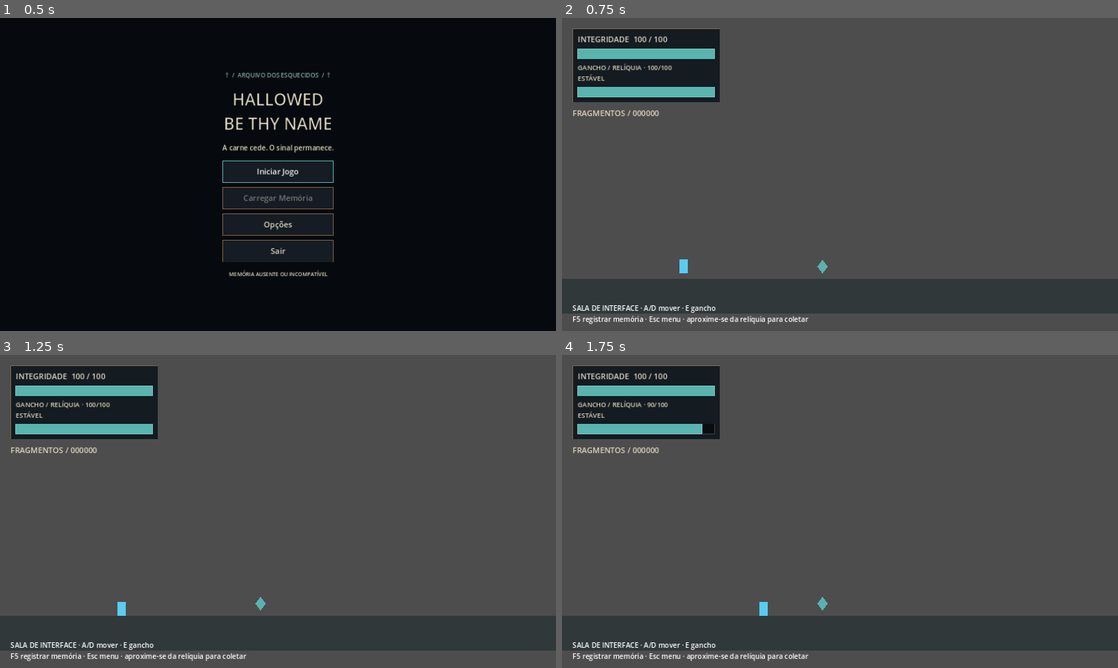
Above: before the commit, frames 1-4 (two rows, left to right).
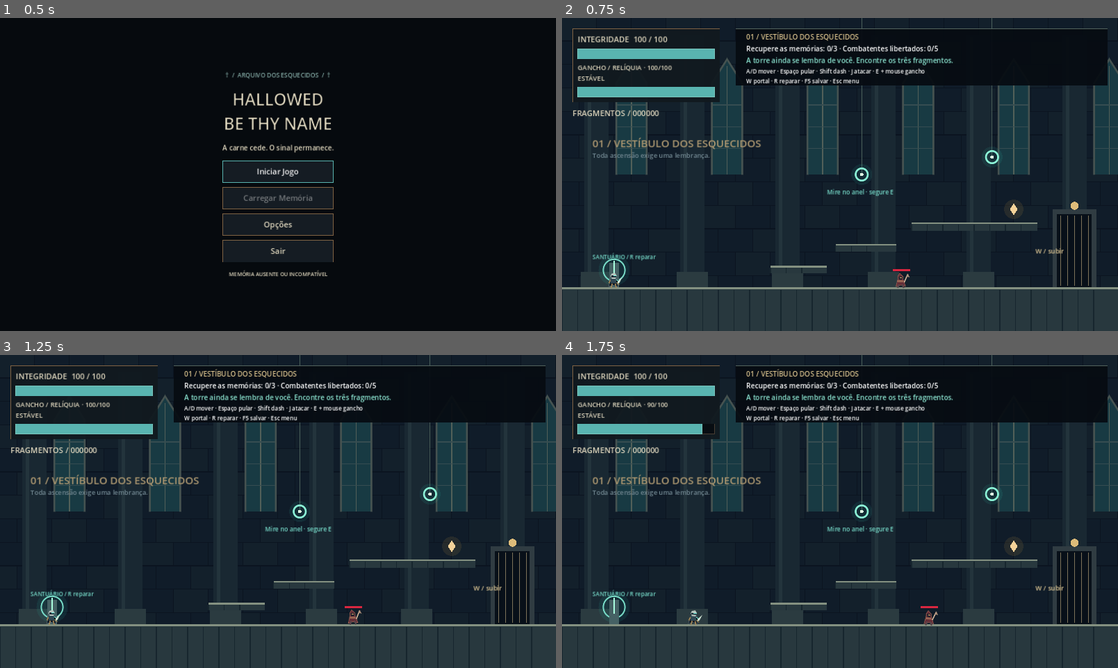
Above: after the commit, the same moments.

Repository: MagNumGomes/Hallowed-Be-Thy-Name
Game: Godot game, scene res://features/ui/main_menu.tscn
The game is run twice, just before and just after one commit, with the same random seed, the same clock (stepped at 60 frames per second) and the same inputs.
Inputs (mouse positions are in pixels of both pictures, inside the frame that each line leads up to):
- Up to frame 1 (0.5 s): no input
- Up to frame 2 (0.75 s): click "Iniciar Jogo" at 0.5 s
- Up to frame 3 (1.25 s): no input
- Up to frame 4 (1.75 s): tap Enter at 1.25 s; move the mouse to (962, 495) at 1.27 s; hold D (move_right) from 1.28 s (still down); tap Shift (dash) at 1.35 s; tap Space (jump) at 1.52 s; tap E (grapple) at 1.55 s

Frame 1 is identical in both runs. In frame 2, 84% of the frame differs, in the area x 0-100%, y 0-100%; in frame 3, 84%; in frame 4, 84%.

Commit message:
feat: add playable tower with combat, art and persistent progress

Diff:
--- /dev/null
+++ b/assets/art/guardian.svg
@@ -0,0 +1 @@
+<svg xmlns="http://www.w3.org/2000/svg" width="48" height="48" viewBox="0 0 48 48"><path fill="#101922" stroke="#657782" d="M15 19L9 40L22 36L34 41L31 18Z"/><path fill="#314854" d="M16 17H29L32 31L14 31Z"/><path fill="#b9c6bf" d="M17 5L26 3L31 10L28 19H18L14 11Z"/><path fill="#192a35" d="M16 10H30V15H16Z"/><path stroke="#6df1de" stroke-width="2" d="M22 11H30M29 21L35 25L33 32"/><path stroke="#ab8b57" stroke-width="3" d="M14 22L10 31M19 32L16 43M27 32L30 43"/><path fill="#d6e8d8" d="M34 26L46 14L39 29L33 34Z"/><path stroke="#ac864d" stroke-width="2" d="M31 29L38 35"/></svg>
--- /dev/null
+++ b/assets/art/hologram.svg
@@ -0,0 +1 @@
+<svg xmlns="http://www.w3.org/2000/svg" width="48" height="48" viewBox="0 0 48 48"><g fill="none" stroke="#69e9df"><circle cx="24" cy="12" r="9"/><path d="M10 20L4 31L13 29M36 20L44 31L35 29M15 39L24 45L33 39"/></g><path fill="#254c65" stroke="#8ff9e2" d="M18 8H29L31 16L26 21L34 32L24 39L14 32L21 21L16 16Z"/><path stroke="#ff85c4" stroke-width="3" d="M20 13H28M12 25H36M17 35H32"/><path fill="#b4fff2" d="M23 24L28 29L24 34L20 29Z"/></svg>
--- /dev/null
+++ b/assets/art/zealot.svg
@@ -0,0 +1 @@
+<svg xmlns="http://www.w3.org/2000/svg" width="48" height="48" viewBox="0 0 48 48"><path fill="#652f38" stroke="#b26d59" d="M20 4L29 13L29 20L36 39L23 36L10 40L15 19L15 12Z"/><path fill="#181e2b" d="M17 13H28L26 21H18Z"/><path stroke="#ffb16d" stroke-width="2" d="M20 16H26"/><path fill="#986553" d="M15 22L29 23L30 28L14 28Z"/><path stroke="#58444a" stroke-width="4" d="M18 34L15 44M27 34L31 44"/><path stroke="#d7b69a" stroke-width="3" d="M32 29L42 6"/><path fill="#aa8d78" d="M42 5L47 15L39 13Z"/></svg>
--- a/core/save_game.gd
+++ b/core/save_game.gd
@@ -56,7 +56,7 @@
 	return data
 
 
-func save_player(player: Player, scene_path: String) -> Error:
+func save_player(player: Player, scene_path: String, world_state: Dictionary = {}) -> Error:
 	if not is_instance_valid(player) or player.health <= 0 or player.level_transition_active:
 		return ERR_UNAVAILABLE
 	if not ResourceLoader.exists(scene_path, "PackedScene"):
@@ -64,7 +64,7 @@
 	var data := {"version": 1, "scene": scene_path,
 		"x": player.global_position.x, "y": player.global_position.y,
 		"health": player.health, "fragments": player.fragments,
-		"durability": player.grappling_hook.get_durability()}
+		"durability": player.grappling_hook.get_durability(), "world": world_state}
 	# Escreve primeiro em arquivo temporário para preservar o slot em caso de falha.
 	var file := FileAccess.open(SAVE_PATH + ".tmp", FileAccess.WRITE)
 	if file == null:
--- /dev/null
+++ b/features/player/tower_actor_visual.gd
@@ -0,0 +1,39 @@
+extends Node2D
+## Animação procedural sobre sprites vetoriais originais.
+
+var actor: CharacterBody2D
+var sprite: Sprite2D
+var clock: float = 0.0
+var slash: float = 0.0
+var flash: float = 0.0
+
+func _ready() -> void:
+	actor = get_parent() as CharacterBody2D
+	for child: Node in get_children():
+		if child is CanvasItem:
+			child.hide()
+	sprite = Sprite2D.new()
+	var art := "guardian" if actor is Player else ("hologram" if actor is CorruptedHologram else "zealot")
+	sprite.texture = load("res://assets/art/%s.svg" % art)
+	sprite.scale = Vector2.ONE * 0.85
+	add_child(sprite)
+	actor.health_changed.connect(func(_hp: float, _max: float) -> void: flash = 0.16)
+	if actor is Player:
+		actor.get_node("StateMachine/Attack").strike_started.connect(func(_index: int) -> void: slash = 0.3)
+
+func _process(delta: float) -> void:
+	clock += delta
+	slash = maxf(0.0, slash - delta)
+	flash = maxf(0.0, flash - delta)
+	if actor is Player:
+		scale.x = actor.facing_direction
+	var moving := absf(actor.velocity.x) > 15.0
+	sprite.position.y = sin(clock * (18.0 if moving else 3.0)) * (1.5 if moving else 0.5)
+	sprite.rotation = sin(clock * 18.0) * 0.06 if moving else 0.0
+	sprite.modulate = Color(2.0, 1.2, 1.2) if flash > 0.0 else Color.WHITE
+	queue_redraw()
+
+func _draw() -> void:
+	if slash > 0.0:
+		var progress := 1.0 - slash / 0.3
+		draw_arc(Vector2(8, 0), 34, -1.6 + progress, 0.8 + progress, 20, Color(0.7, 1, 0.9, slash / 0.3), 3, true)
--- a/features/ui/main_menu.gd
+++ b/features/ui/main_menu.gd
@@ -1,7 +1,7 @@
 extends Control
 
 const UI_THEME = preload("res://features/ui/decayed_theme.gd")
-@export_file("*.tscn") var game_scene: String = "res://world/levels/ui_demo.tscn"
+@export_file("*.tscn") var game_scene: String = "res://world/levels/tower.tscn"
 var _opening: bool = false
 
 
--- /dev/null
+++ b/tests/integration/tower_test.gd
@@ -0,0 +1,105 @@
+extends SceneTree
+## Exercita percurso real, colisões, portais e round-trip do progresso.
+
+var failures: int = 0
+
+func _initialize() -> void:
+	_run.call_deferred()
+
+func _check(condition: bool, message: String) -> void:
+	if not condition:
+		failures += 1
+		push_error(message)
+
+func _frames(count: int) -> void:
+	for i: int in count:
+		await physics_frame
+		await process_frame
+
+func _run() -> void:
+	var save := root.get_node("SaveGame")
+	var existed := FileAccess.file_exists(save.SAVE_PATH)
+	var backup := FileAccess.get_file_as_bytes(save.SAVE_PATH) if existed else PackedByteArray()
+	save.pending = {}
+	var tower: Node2D = load("res://world/levels/tower.tscn").instantiate()
+	root.add_child(tower)
+	await _frames(20)
+	var player: Player = tower.player
+	_check(player.is_on_floor(), "Spawn não está sobre piso")
+	_check(tower.enemies.size() == 5, "Encontros ausentes")
+	# Desliga IA para medir a acessibilidade geométrica isoladamente.
+	for enemy: EnemyBase in tower.enemies:
+		enemy.process_mode = Node.PROCESS_MODE_DISABLED
+	player.reset_at(Vector2(435, 600))
+	await _frames(8)
+	for step: int in range(3):
+		var target_x: float = [545.0, 695.0, 860.0][step]
+		Input.action_press("jump")
+		Input.action_press("move_right")
+		var timeout := 100
+		while player.position.x < target_x and timeout > 0:
+			await _frames(1)
+			timeout -= 1
+		Input.action_release("move_right")
+		Input.action_release("jump")
+		await _frames(25)
+		_check(player.is_on_floor() and player.position.y < 560 - step * 50, "Degrau %d inacessível por salto" % step)
+		if step < 2:
+			var edge: float = [588.0, 748.0][step]
+			Input.action_press("move_right")
+			timeout = 100
+			while player.position.x < edge and timeout > 0:
+				await _frames(1)
+				timeout -= 1
+			Input.action_release("move_right")
+			await _frames(4)
+	player.reset_at(Vector2(570, 480))
+	await _frames(2)
+	_check(player.grappling_hook.fire_at(Vector2(690, 360)), "Gancho não dispara")
+	_check(player.grappling_hook.is_attached(), "Anel não aceita gancho")
+	player.grappling_hook.release()
+	for id: int in range(3):
+		player.reset_at(tower.RELICS[id])
+		await _frames(6)
+	_check(tower.collected.size() == 3 and player.fragments == 3, "Relíquias não coletadas por colisão")
+	player.reset_at(Vector2(4380, 600))
+	await _frames(5)
+	tower._use_portal()
+	_check(not tower.completed, "Final liberado antes dos combates")
+	for enemy: EnemyBase in tower.enemies:
+		if is_instance_valid(enemy):
+			enemy._on_impacted(1000, &"test", Vector2.ZERO, player)
+	await _frames(3)
+	tower._use_portal()
+	_check(tower.completed, "Final não reconhece objetivos completos")
+	player.reset_at(Vector2(1180, 600))
+	await _frames(3)
+	tower._use_portal()
+	await _frames(65)
+	_check(tower.room == 1 and player.position.x > 1600, "Portal não muda de setor")
+	_check(tower.manager.checkpoint_id == &"1", "Checkpoint de destino não ativado")
+	player.health = 1
+	tower.manager.respawn()
+	await _frames(65)
+	_check(player.health == player.max_health and player.position.distance_to(tower.SPAWNS[1]) < 30, "Respawn incorreto")
+	var state := {"collected": tower.collected, "defeated": tower.defeated_ids, "checkpoint": 1, "completed": tower.completed}
+	_check(save.save_player(player, "res://world/levels/tower.tscn", state) == OK, "Save da torre falhou")
+	save.pending = save.read_memory()
+	tower.queue_free()
+	await _frames(2)
+	tower = load("res://world/levels/tower.tscn").instantiate()
+	root.add_child(tower)
+	await _frames(8)
+	_check(tower.collected.size() == 3 and tower.enemies.is_empty() and tower.completed, "Load ressuscitou encontros/relíquias")
+	_check(tower.manager.checkpoint_id == &"1", "Load perdeu checkpoint")
+	tower.queue_free()
+	await _frames(3)
+	if existed:
+		var file := FileAccess.open(save.SAVE_PATH, FileAccess.WRITE)
+		file.store_buffer(backup)
+		file.close()
+	else:
+		DirAccess.remove_absolute(save.SAVE_PATH)
+	await create_timer(1.5).timeout
+	print("Torre: %d falhas" % failures)
+	quit(0 if failures == 0 else 1)
--- /dev/null
+++ b/world/levels/tower.gd
@@ -0,0 +1,355 @@
+extends Node2D
+## Primeiro percurso da torre: vestíbulo, arsenal e câmara de memória.
+
+const ACTOR_VISUAL = preload("res://features/player/tower_actor_visual.gd")
+const SOUND = preload("res://world/levels/tower_sound.gd")
+const TITLES := ["01 / VESTÍBULO DOS ESQUECIDOS", "02 / ARSENAL DOS DEVOTOS", "03 / MEMÓRIA DO COMBATENTE"]
+const SPAWNS := [Vector2(120, 580), Vector2(1730, 580), Vector2(3330, 580)]
+const RELICS := [Vector2(1040, 440), Vector2(2630, 425), Vector2(4240, 440)]
+var player: Player
+var manager: LevelManager
+var camera: Camera2D
+var heading: Label
+var objective: Label
+var notice: Label
+var platforms: Array[Rect2] = []
+var anchors: Array[Vector2] = []
+var collected: Array[int] = []
+var defeated_ids: Array[int] = []
+var enemies: Array[EnemyBase] = []
+var room: int = -1
+var completed: bool = false
+var chime: AudioStreamWAV
+var impact: AudioStreamWAV
+var swing: AudioStreamWAV
+var notice_time: float = 0.0
+
+func _ready() -> void:
+	RenderingServer.set_default_clear_color(Color("080e18"))
+	chime = SOUND.tone(660, 0.7)
+	impact = SOUND.tone(90, 0.18)
+	swing = SOUND.tone(220, 0.12)
+	var saved: Dictionary = SaveGame.pending.get("world", {}) if SaveGame.pending.get("world", {}) is Dictionary else {}
+	collected = _read_ids(saved.get("collected", []), 3)
+	defeated_ids = _read_ids(saved.get("defeated", []), 5)
+	completed = saved.get("completed", false) == true
+	_build_geometry()
+	player = preload("res://features/player/player.tscn").instantiate()
+	player.name = "Player"
+	player.position = SPAWNS[0]
+	player.get_node("Visuals").set_script(ACTOR_VISUAL)
+	add_child(player)
+	SaveGame.apply_pending(player)
+	# O slot pode ter sido editado ou gravado durante uma queda.
+	if player.position.y > 640 or player.position.y < 0 or player.position.x < 40 or player.position.x > 4440:
+		player.reset_at(SPAWNS[0])
+	camera = Camera2D.new()
+	camera.position_smoothing_enabled = true
+	camera.position_smoothing_speed = 8
+	player.add_child(camera)
+	manager = LevelManager.new()
+	manager.name = "LevelManager"
+	manager.player = player
+	manager.memory_effects_strength = 0.22 if SaveGame.glitch_enabled else 0.0
+	manager.exploration_music = SOUND.tone(55, 4, true)
+	manager.memory_music = SOUND.tone(82, 4, true)
+	add_child(manager)
+	var checkpoint := clampi(int(saved.get("checkpoint", 0)), 0, 2) if saved.get("checkpoint", 0) is float or saved.get("checkpoint", 0) is int else 0
+	manager.activate_checkpoint(StringName(str(checkpoint)), SPAWNS[checkpoint])
+	_build_interface()
+	manager.checkpoint_activated.connect(_checkpoint)
+	manager.player_respawned.connect(func(_at: Vector2) -> void: _message("MEMÓRIA RESTAURADA · Retorno ao último santuário"))
+	manager.transition_finished.connect(_finish_arrival)
+	player.get_node("StateMachine/Attack").strike_started.connect(func(_index: int) -> void: AudioManager.play_sfx(swing, -10))
+	player.hurtbox.impacted.connect(func(_a: float, _k: StringName, _i: Vector2, _s: Node) -> void: AudioManager.play_sfx(impact, -6))
+	player.grappling_hook.fired.connect(func(_end: Vector2, attached: bool) -> void: AudioManager.play_sfx(chime if attached else swing, -16))
+	_build_encounters()
+	_build_triggers()
+	_update_room()
+	_message("A torre ainda se lembra de você. Encontre os três fragmentos.")
+
+func _build_geometry() -> void:
+	for sector: int in range(3):
+		var x := sector * 1600.0
+		_platform(Rect2(x, 620, 1280, 100))
+		_solid(Rect2(x - 30, -100, 30, 850))
+		_solid(Rect2(x + 1280, -100, 30, 850))
+		# Degraus de 50 px: alcançáveis mesmo sem a prótese.
+		_platform(Rect2(x + 480, 570, 130, 18))
+		_platform(Rect2(x + 630, 520, 140, 18))
+		_platform(Rect2(x + 805, 470, 290, 20))
+		_anchor(Vector2(x + 690, 360))
+		_anchor(Vector2(x + 990, 320))
+		_world_label(Vector2(x + 70, 270), TITLES[sector], 24, Color("ac9770"))
+		_world_label(Vector2(x + 70, 305), ["Toda ascensão exige uma lembrança.", "A fé sobreviveu aos seus criadores.", "Não era um deus. Era um de nós."][sector], 15, Color("708690"))
+		_world_label(Vector2(x + 70, 540), "SANTUÁRIO / R reparar", 13, Color("75d9c8"))
+		_world_label(Vector2(x + 610, 390), "Mire no anel · segure E", 14, Color("75d9c8"))
+		_world_label(Vector2(x + 1090, 525), "W / subir" if sector < 2 else "W / recordar", 15, Color("dcc694"))
+		if sector > 0:
+			_world_label(Vector2(x + 40, 480), "W / voltar", 14, Color("ac9770"))
+
+func _solid(rect: Rect2, layer: int = 1) -> StaticBody2D:
+	var body := StaticBody2D.new()
+	body.position = rect.get_center()
+	body.collision_layer = layer
+	body.collision_mask = 0
+	var collision := CollisionShape2D.new()
+	var shape := RectangleShape2D.new()
+	shape.size = rect.size
+	collision.shape = shape
+	body.add_child(collision)
+	add_child(body)
+	return body
+
+func _platform(rect: Rect2) -> void:
+	platforms.append(rect)
+	_solid(rect)
+
+func _anchor(at: Vector2) -> void:
+	anchors.append(at)
+	var body := _solid(Rect2(at - Vector2(16, 16), Vector2(32, 32)), 8)
+	body.add_to_group("grapple_anchors")
+
+func _world_label(at: Vector2, text: String, size: int, color: Color) -> void:
+	var label := Label.new()
+	label.position = at
+	label.text = text
+	label.add_theme_font_size_override("font_size", size)
+	label.modulate = color
+	add_child(label)
+
+func _build_encounters() -> void:
+	var positions := [Vector2(770, 599), Vector2(2210, 599), Vector2(2580, 440), Vector2(3860, 599), Vector2(4210, 440)]
+	for id: int in range(5):
+		if id in defeated_ids:
+			continue
+		var ranged := id == 2 or id == 4
+		var scene: PackedScene = preload("res://features/enemies/corrupted_hologram.tscn") if ranged else preload("res://features/enemies/zealot_melee.tscn")
+		var enemy := scene.instantiate() as EnemyBase
+		enemy.position = positions[id]
+		enemy.get_node("Visuals").set_script(ACTOR_VISUAL)
+		enemy.set_meta("sector", int(positions[id].x / 1600))
+		add_child(enemy)
+		enemies.append(enemy)
+		enemy.defeated.connect(func() -> void:
+			defeated_ids.append(id)
+			AudioManager.play_sfx(impact, -8)
+			_update_objective()
+		)
+		if enemy is CorruptedHologram:
+			enemy.projectile_fired.connect(func(_projectile: EnergyProjectile) -> void: AudioManager.play_sfx(swing, -18, 0.12, &"Glitch"))
+
+func _area(at: Vector2, size: Vector2) -> Area2D:
+	var area := Area2D.new()
+	area.position = at
+	area.collision_layer = 0
+	area.collision_mask = 2
+	var collision := CollisionShape2D.new()
+	var shape := RectangleShape2D.new()
+	shape.size = size
+	collision.shape = shape
+	area.add_child(collision)
+	add_child(area)
+	return area
+
+func _build_triggers() -> void:
+	for sector: int in range(3):
+		var checkpoint := _area(SPAWNS[sector], Vector2(90, 80))
+		checkpoint.body_entered.connect(func(body: Node2D) -> void:
+			if body == player:
+				manager.activate_checkpoint(StringName(str(sector)), SPAWNS[sector])
+		)
+		if sector not in collected:
+			var relic := _area(RELICS[sector], Vector2(34, 44))
+			relic.body_entered.connect(func(body: Node2D) -> void:
+				if body == player and sector not in collected:
+					collected.append(sector)
+					player.fragments += 1
+					AudioManager.play_sfx(chime, -5)
+					_message(["FRAGMENTO I · Nós construímos a torre para guardar os nomes.", "FRAGMENTO II · As máquinas aprenderam a rezar antes de aprender a morrer.", "FRAGMENTO III · O combatente esquecido tinha o seu rosto."][sector])
+					_update_objective()
+					relic.queue_free()
+					queue_redraw()
+			)
+	var memory := _area(Vector2(4000, 400), Vector2(800, 440))
+	memory.set_meta("memory_intensity", 0.35)
+	manager.register_memory_room(memory)
+
+func _build_interface() -> void:
+	var hud := preload("res://features/ui/hud.tscn").instantiate() as GameHUD
+	hud.player = player
+	add_child(hud)
+	var layer := CanvasLayer.new()
+	layer.layer = 100
+	add_child(layer)
+	var panel := PanelContainer.new()
+	panel.set_anchors_and_offsets_preset(Control.PRESET_TOP_RIGHT)
+	panel.offset_left = -880
+	panel.offset_right = -24
+	panel.offset_top = 24
+	panel.mouse_filter = Control.MOUSE_FILTER_IGNORE
+	var style := StyleBoxFlat.new()
+	style.bg_color = Color(0.025, 0.045, 0.07, 0.94)
+	style.border_color = Color("53645e")
+	style.border_width_top = 1
+	style.content_margin_left = 24
+	style.content_margin_top = 8
+	panel.add_theme_stylebox_override("panel", style)
+	layer.add_child(panel)
+	var column := VBoxContainer.new()
+	column.mouse_filter = Control.MOUSE_FILTER_IGNORE
+	panel.add_child(column)
+	heading = Label.new()
+	heading.modulate = Color("d3bc89")
+	column.add_child(heading)
+	objective = Label.new()
+	column.add_child(objective)
+	notice = Label.new()
+	notice.modulate = Color("8be4d0")
+	column.add_child(notice)
+	var help := Label.new()
+	help.text = "A/D mover · Espaço pular · Shift dash · J atacar · E + mouse gancho\nW portal · R reparar · F5 salvar · Esc menu"
+	help.add_theme_font_size_override("font_size", 13)
+	column.add_child(help)
+
+func _checkpoint(_id: StringName, _at: Vector2) -> void:
+	_repair()
+	_message("SANTUÁRIO ATIVADO · Vida e prótese restauradas · F5 registra o progresso")
+
+func _read_ids(value: Variant, count: int) -> Array[int]:
+	var result: Array[int] = []
+	if value is Array:
+		for item: Variant in value:
+			if (item is int or item is float) and is_finite(float(item)) and item >= 0 and item < count and float(item) == floor(float(item)):
+				if not result.has(int(item)):
+					result.append(int(item))
+	return result
+
+func _finish_arrival() -> void:
+	_update_room()
+	# Overlaps são atualizados durante o fade, quando o manager ainda rejeita checkpoints.
+	if player.position.distance_to(SPAWNS[room]) < 80:
+		manager.activate_checkpoint(StringName(str(room)), SPAWNS[room])
+
+func _repair() -> void:
+	player.health = player.max_health
+	player.health_changed.emit(player.health, player.max_health)
+	player.grappling_hook.restore_durability(player.grappling_hook.get_max_durability())
+	AudioManager.play_sfx(chime, -12)
+
+func _message(text: String) -> void:
+	notice.text = text
+	notice_time = 7.0
+
+func _update_room() -> void:
+	room = clampi(int(player.position.x / 1600), 0, 2)
+	camera.limit_left = room * 1600
+	camera.limit_right = room * 1600 + 1280
+	camera.limit_top = 0
+	camera.limit_bottom = 720
+	camera.reset_smoothing()
+	heading.text = TITLES[room]
+	for enemy: EnemyBase in enemies:
+		if is_instance_valid(enemy):
+			enemy.process_mode = Node.PROCESS_MODE_INHERIT if enemy.get_meta("sector") == room else Node.PROCESS_MODE_DISABLED
+	_update_objective()
+
+func _update_objective() -> void:
+	if not is_instance_valid(objective):
+		return
+	objective.text = "TORRE RESTAURADA · Percurso concluído · Esc para retornar" if completed else "Recupere as memórias: %d/3 · Combatentes libertados: %d/5" % [collected.size(), defeated_ids.size()]
+
+func _process(delta: float) -> void:
+	if not is_instance_valid(player):
+		return
+	if clampi(int(player.position.x / 1600), 0, 2) != room:
+		_update_room()
+	if player.position.y > 760:
+		manager.respawn()
+	notice_time = maxf(0, notice_time - delta)
+	notice.modulate.a = minf(1, notice_time)
+
+func _unhandled_input(event: InputEvent) -> void:
+	if event.is_action_pressed("ui_cancel"):
+		get_tree().change_scene_to_file("res://features/ui/main_menu.tscn")
+	if not event is InputEventKey or not event.pressed or event.echo or manager.transitioning or player.health <= 0:
+		return
+	match event.physical_keycode:
+		KEY_F5:
+			var state := {"collected": collected, "defeated": defeated_ids, "checkpoint": int(String(manager.checkpoint_id)), "completed": completed}
+			var error := SaveGame.save_player(player, scene_file_path, state)
+			_message("MEMÓRIA REGISTRADA" if error == OK else "FALHA AO REGISTRAR (%d)" % error)
+		KEY_R:
+			if player.position.distance_to(SPAWNS[room]) < 100:
+				_repair()
+				_message("VIDA E PRÓTESE RESTAURADAS")
+			else:
+				_message("Aproxime-se de um santuário para reparar.")
+		KEY_W:
+			_use_portal()
+
+func _use_portal() -> void:
+	var local_x := player.position.x - room * 1600
+	if player.position.y < 510:
+		return
+	if local_x < 90 and room > 0:
+		manager.transition_to(Vector2((room - 1) * 1600 + 1120, 580))
+	elif local_x > 1100:
+		if room < 2:
+			manager.transition_to(SPAWNS[room + 1])
+		elif collected.size() == 3 and defeated_ids.size() == 5:
+			completed = true
+			_update_objective()
+			_message("SEU NOME FOI DEVOLVIDO À TORRE · Fim do primeiro percurso · F5 salvar")
+			AudioManager.play_sfx(chime)
+		else:
+			_message("O altar exige três memórias e a libertação dos cinco guardiões.")
+
+func _draw() -> void:
+	for sector: int in range(3):
+		var x := sector * 1600.0
+		draw_rect(Rect2(x, 0, 1280, 720), Color("0b1420"))
+		# Alvenaria, contrafortes e vitrais da catedral-máquina.
+		for row: int in range(12):
+			for col: int in range(17):
+				var brick := Rect2(x + col * 80 - (40 if row % 2 else 0), row * 54, 78, 52)
+				draw_rect(brick, Color("101c29") if (row + col) % 3 else Color("13202b"))
+		for col: int in range(6):
+			var cx := x + 80 + col * 220
+			draw_rect(Rect2(cx - 28, 40, 56, 580), Color("192832"))
+			draw_rect(Rect2(cx - 20, 44, 8, 570), Color("23343c"))
+			draw_rect(Rect2(cx - 36, 584, 72, 36), Color("2b3b40"))
+			var arch := PackedVector2Array([Vector2(cx + 45, 360), Vector2(cx + 45, 150), Vector2(cx + 80, 95), Vector2(cx + 115, 150), Vector2(cx + 115, 360)])
+			draw_colored_polygon(arch, Color("183a43") if sector != 2 else Color("30243f"))
+			draw_polyline(arch, Color("455250"), 3, true)
+			draw_line(Vector2(cx + 80, 110), Vector2(cx + 80, 360), Color("526059"), 2)
+			for bar: int in range(3):
+				draw_line(Vector2(cx + 47, 200 + bar * 50), Vector2(cx + 113, 200 + bar * 50), Color("364d51"), 2)
+		# Santuário e porta de elevador.
+		draw_circle(Vector2(x + 120, 580), 36, Color(0.15, 0.65, 0.58, 0.12))
+		draw_arc(Vector2(x + 120, 580), 25, 0, TAU, 32, Color("76d9c5"), 2, true)
+		draw_rect(Rect2(x + 109, 564, 22, 56), Color("456164"))
+		draw_line(Vector2(x + 120, 558), Vector2(x + 120, 596), Color("abffe0"), 3)
+		draw_rect(Rect2(x + 1130, 440, 100, 180), Color("303c42"))
+		draw_rect(Rect2(x + 1140, 451, 80, 169), Color("081019"))
+		for bar: int in range(5):
+			draw_line(Vector2(x + 1148 + bar * 16, 455), Vector2(x + 1148 + bar * 16, 616), Color("7c7259"), 2)
+		draw_circle(Vector2(x + 1180, 432), 9, Color("ddbb79"))
+	for rect: Rect2 in platforms:
+		draw_rect(rect, Color("28383e"))
+		draw_rect(Rect2(rect.position, Vector2(rect.size.x, 4)), Color("849181"))
+		for i: int in range(int(rect.size.x / 36)):
+			draw_line(rect.position + Vector2(i * 36, 5), rect.position + Vector2(i * 36, rect.size.y), Color("17262e"), 2)
+	for at: Vector2 in anchors:
+		draw_line(Vector2(at.x, 0), at, Color("4c615c"), 2)
+		draw_circle(at, 24, Color(0.2, 0.9, 0.8, 0.08))
+		draw_arc(at, 14, 0, TAU, 32, Color("8bf2d6"), 3, true)
+		draw_circle(at, 4, Color("e0ffe5"))
+	for id: int in range(3):
+		if id not in collected:
+			var at: Vector2 = RELICS[id]
+			draw_circle(at, 22, Color(0.95, 0.7, 0.3, 0.1))
+			draw_colored_polygon(PackedVector2Array([at + Vector2(0, -14), at + Vector2(9, 0), at + Vector2(0, 14), at + Vector2(-9, 0)]), Color("f5d298"))
+
+func _exit_tree() -> void:
+	AudioManager.stop_music(0.3)
--- /dev/null
+++ b/world/levels/tower.tscn
@@ -0,0 +1,6 @@
+[gd_scene load_steps=2 format=3]
+
+[ext_resource type="Script" path="res://world/levels/tower.gd" id="1"]
+
+[node name="Tower" type="Node2D"]
+script = ExtResource("1")
--- /dev/null
+++ b/world/levels/tower_sound.gd
@@ -0,0 +1,20 @@
+extends RefCounted
+## PCM original gerado localmente; sem dependências ou assets externos.
+
+static func tone(frequency: float, duration: float, ambient: bool = false) -> AudioStreamWAV:
+	var stream := AudioStreamWAV.new()
+	stream.format = AudioStreamWAV.FORMAT_16_BITS
+	stream.mix_rate = 22050
+	var count := int(duration * stream.mix_rate)
+	var bytes := PackedByteArray()
+	bytes.resize(count * 2)
+	for i: int in count:
+		var t := float(i) / stream.mix_rate
+		var envelope := 0.12 if ambient else sin(PI * float(i) / count) * exp(-5.0 * t / duration) * 0.5
+		var wave := sin(TAU * frequency * t) + sin(TAU * frequency * 1.5 * t) * 0.3
+		bytes.encode_s16(i * 2, int(wave * envelope * 24000))
+	stream.data = bytes
+	if ambient:
+		stream.loop_mode = AudioStreamWAV.LOOP_FORWARD
+		stream.loop_end = count
+	return stream
Not shown, added: assets/art/guardian.svg.import
Not shown, added: assets/art/hologram.svg.import
Not shown, added: assets/art/zealot.svg.import
Not shown, added: docs/tower.md
